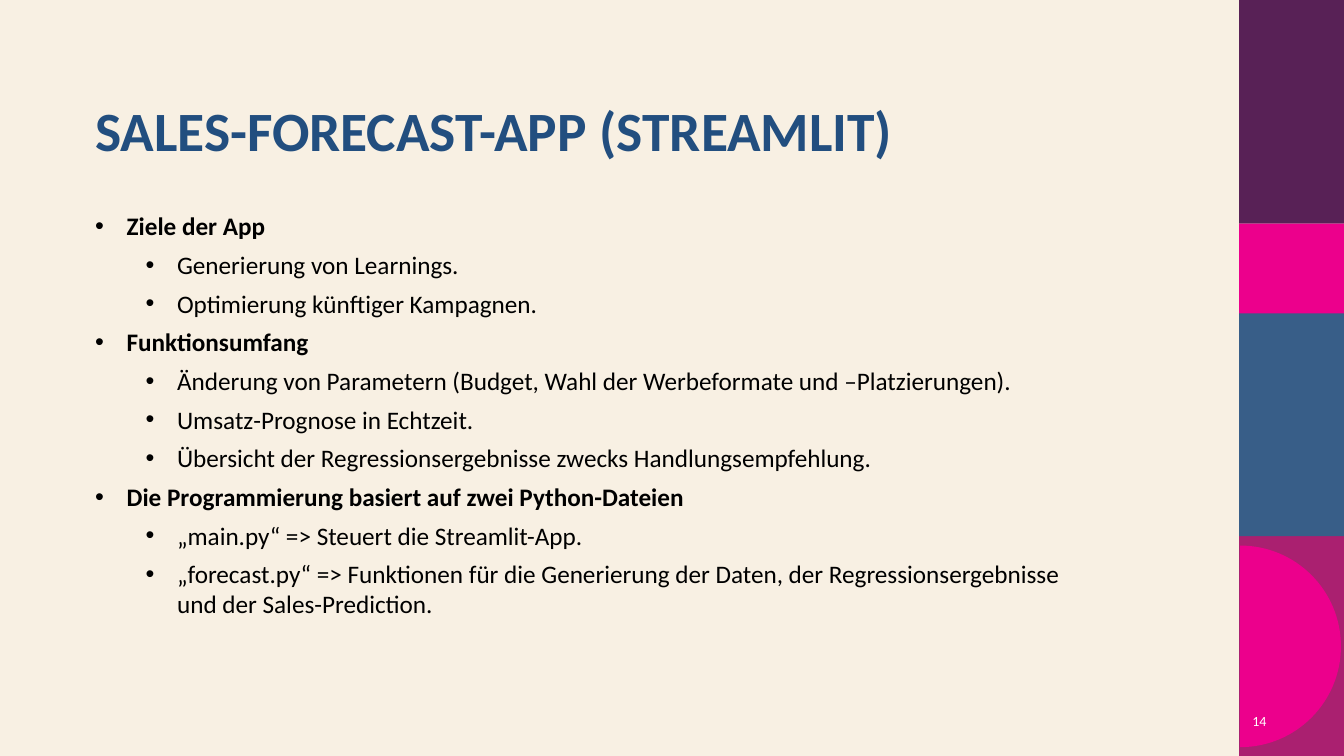
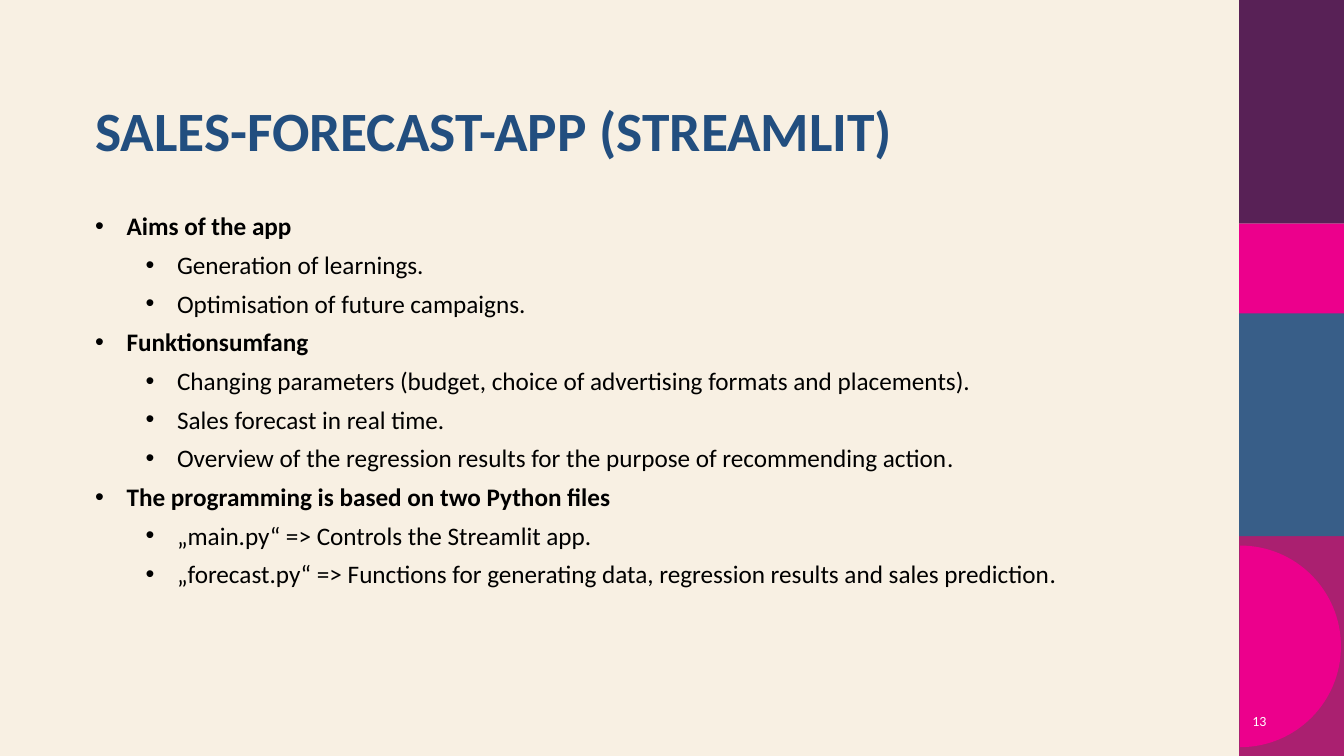
Before and after one commit to oliverschulz1983/Machine-learning-in-online-marketing-analysis-and-identification-of-optimisation-opportunities, a slide deck: slide 13 of Machine_Learning_in_Online_Marketing.pptx (slide 14 before the commit). Drawn at 1344x756 pixels with LibreOffice and Linux fonts; fonts in the diff are those of the drawing; background and template pictures are left out. Boxes give left, top, right and bottom in pixels: in the first picture for what was removed or moved away, otherwise in the second. Text is boxed around its words. In the diff, an @@ line names an element or a change of style, - is before the commit and + after.

```diff
--- a/Machine_Learning_in_Online_Marketing.pptx
+++ b/Machine_Learning_in_Online_Marketing.pptx
@@ text at <box>127,217,525,318</box>: text changed @@
-• Ziele der App
-  • Generierung von Learnings.
-  • Optimierung künftiger Kampagnen.
+• Aims of the app
+  • Generation of learnings.
+  • Optimisation of future campaigns.
@@ text at <box>127,371,1056,588</box>: text changed @@
-  • Änderung von Parametern (Budget, Wahl der Werbeformate und –Platzierungen).
-  • Umsatz-Prognose in Echtzeit.
-  • Übersicht der Regressionsergebnisse zwecks Handlungsempfehlung.
-• Die Programmierung basiert auf zwei Python-Dateien
-  • „main.py“ => Steuert die Streamlit-App.
-  • „forecast.py“ => Funktionen für die Generierung der Daten, der Regressionsergebnisse und der Sales-Prediction.
+  • Changing parameters (budget, choice of advertising formats and placements).
+  • Sales forecast in real time.
+  • Overview of the regression results for the purpose of recommending action.
+• The programming is based on two Python files
+  • „main.py“ => Controls the Streamlit app.
+  • „forecast.py“ => Functions for generating data, regression results and sales prediction.
@@ page number at <box>1252,717,1266,726</box>: text changed @@
-14
+13
```
Also in this commit, not shown: 14 other slides changed, 2 slides added, 3 slides removed.
